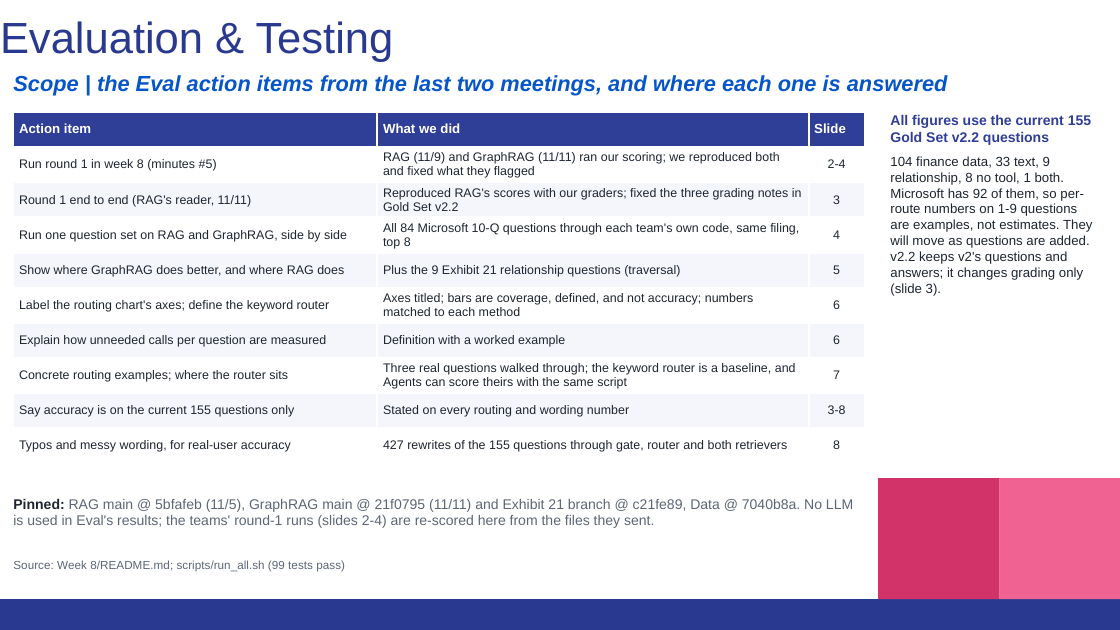
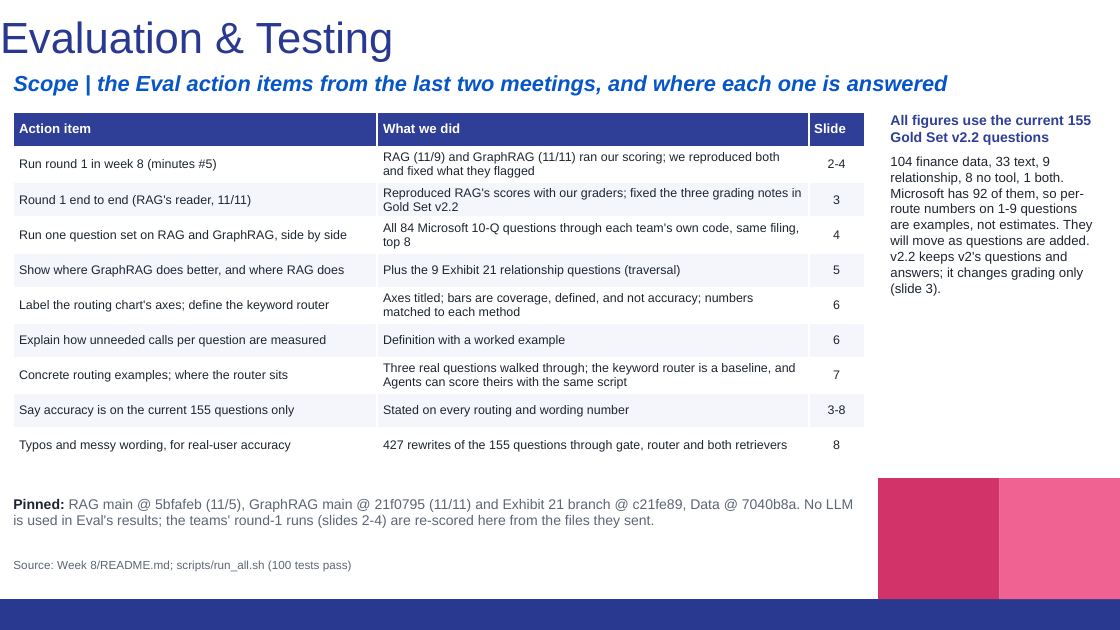
Before and after one commit to thomassong0604-oss/kpmg-eval, a slide deck: slide 1 of Week 8/deck/KPMG_Eval_Week8_11-12.pptx. Drawn at 1120x630 pixels with LibreOffice and Linux fonts; fonts in the diff are those of the drawing. Boxes give left, top, right and bottom in pixels: in the first picture for what was removed or moved away, otherwise in the second. Text is boxed around its words. In the diff, an @@ line names an element or a change of style, - is before the commit and + after.

```diff
--- a/Week 8/deck/KPMG_Eval_Week8_11-12.pptx
+++ b/Week 8/deck/KPMG_Eval_Week8_11-12.pptx
@@ text at <box>13,560,352,572</box>: text changed @@
-Source: Week 8/README.md; scripts/run_all.sh (99 tests pass)
+Source: Week 8/README.md; scripts/run_all.sh (100 tests pass)
```
Also in this commit, not shown: 1 other slide changed, 46 other files.
